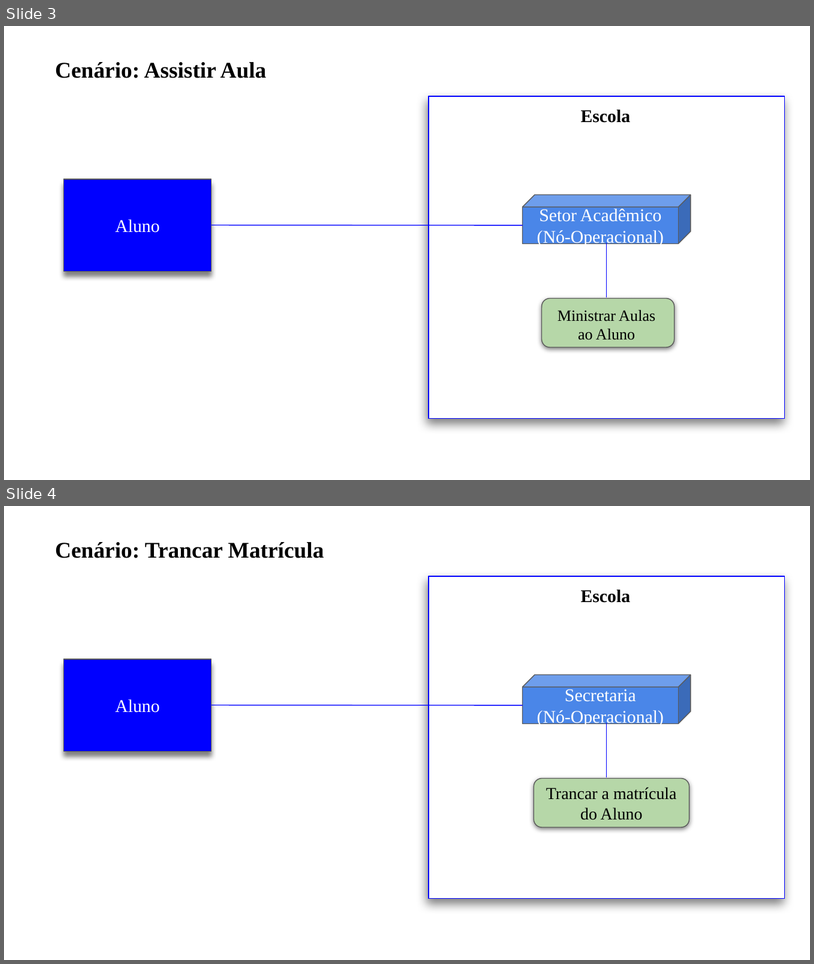
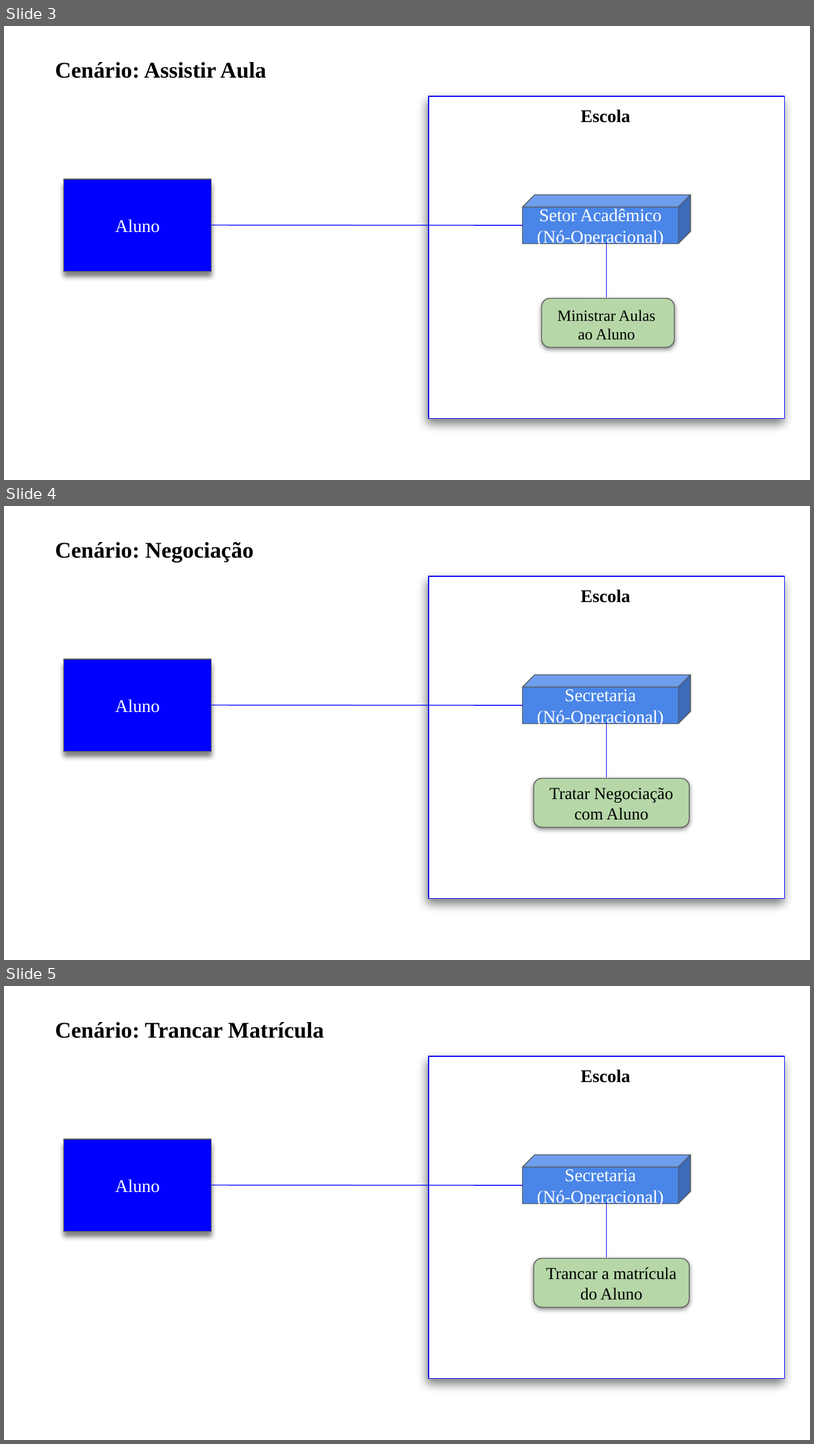
Before and after one commit to troogg/Madara, a slide deck: Artefatos/15. Arquitetura de negócio para cada cenário.pptx. Shown one above the other, each under a label of ours: slides 3 and 4 before the commit, slides 3, 4 and 5 after it. The pictures are 814x964 and 814x1444 pixels, drawn with LibreOffice and Linux fonts; fonts in the diff are those of the drawing. Boxes give left, top, right and bottom in pixels: in the first picture for what was removed or moved away, otherwise in the second. Text is boxed around its words. In the diff, an @@ line names an element or a change of style, - is before the commit and + after.

Commit message:
Inclusão do Cenário de Negociação

```diff
--- a/Artefatos/15. Arquitetura de negócio para cada cenário.pptx
+++ b/Artefatos/15. Arquitetura de negócio para cada cenário.pptx
@@ slide 4 added at (x1=4, y1=506, x2=810, y2=960), background #FFFFFF @@
@@ text added at (x1=55, y1=542, x2=254, y2=562), 20 pt, text #000000, bold @@
+Cenário: Negociação
@@ rectangle added at (x1=429, y1=576, x2=785, y2=898), fill #FFFFFF, outline #0000FF 0.75 pt @@
@@ text added at (x1=581, y1=589, x2=631, y2=603), 16 pt, text #000000, bold @@
+Escola
@@ rectangle added at (x1=63, y1=659, x2=211, y2=751), fill #0000FF, outline #595959 0.75 pt, 16 pt, text #FFFFFF @@
+Aluno
@@ cube added at (x1=522, y1=675, x2=691, y2=724), fill #4A86E8, outline #595959 0.75 pt, 16 pt, text #FFFFFF @@
+Secretaria
+(Nó-Operacional)
@@ line added from (211, 705) to (522, 705), #0000FF 0.75 pt @@
@@ line added from (607, 722) to (607, 777), #0000FF 0.75 pt @@
@@ rounded rectangle added at (x1=534, y1=778, x2=689, y2=827), fill #B6D7A8, outline #595959 0.75 pt, 15 pt, text #000000 @@
+Tratar Negociação com Aluno
@@ what was slide 4 is now slide 5 @@
```
Also in this commit, not shown: 4 slides changed.
